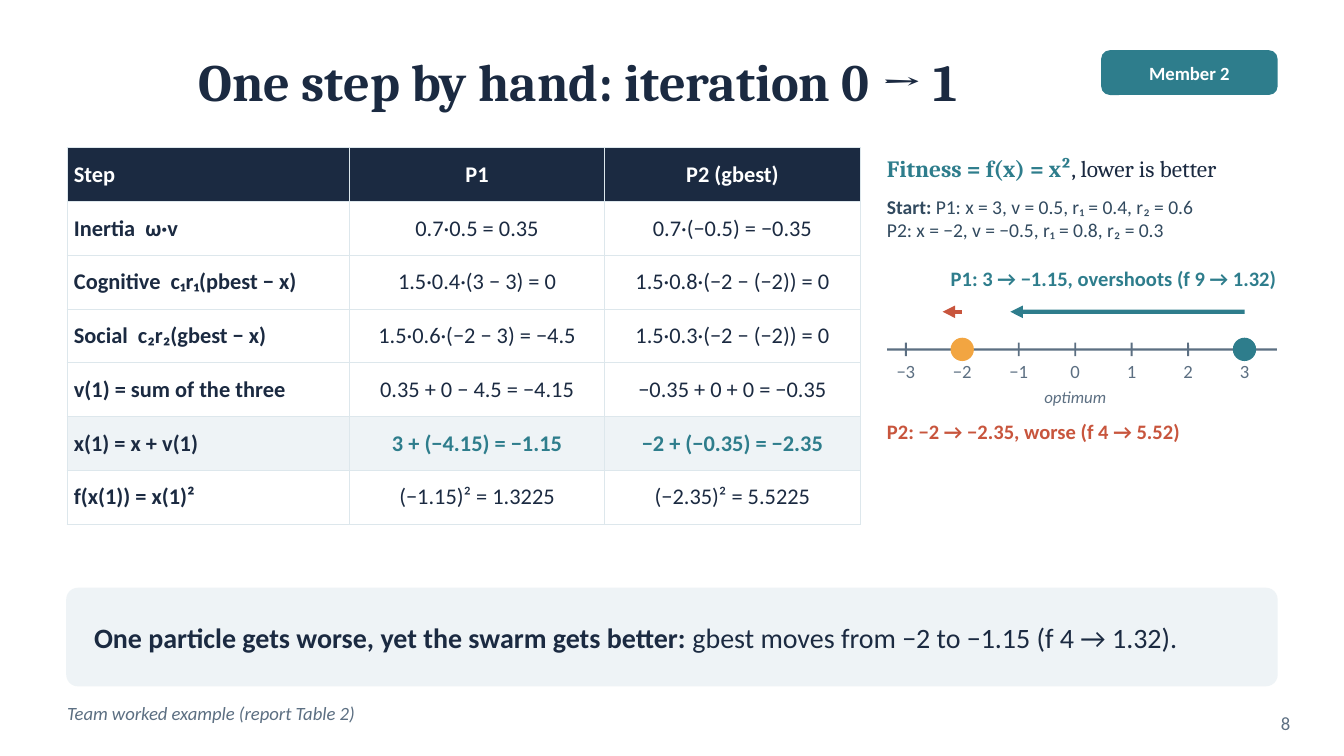
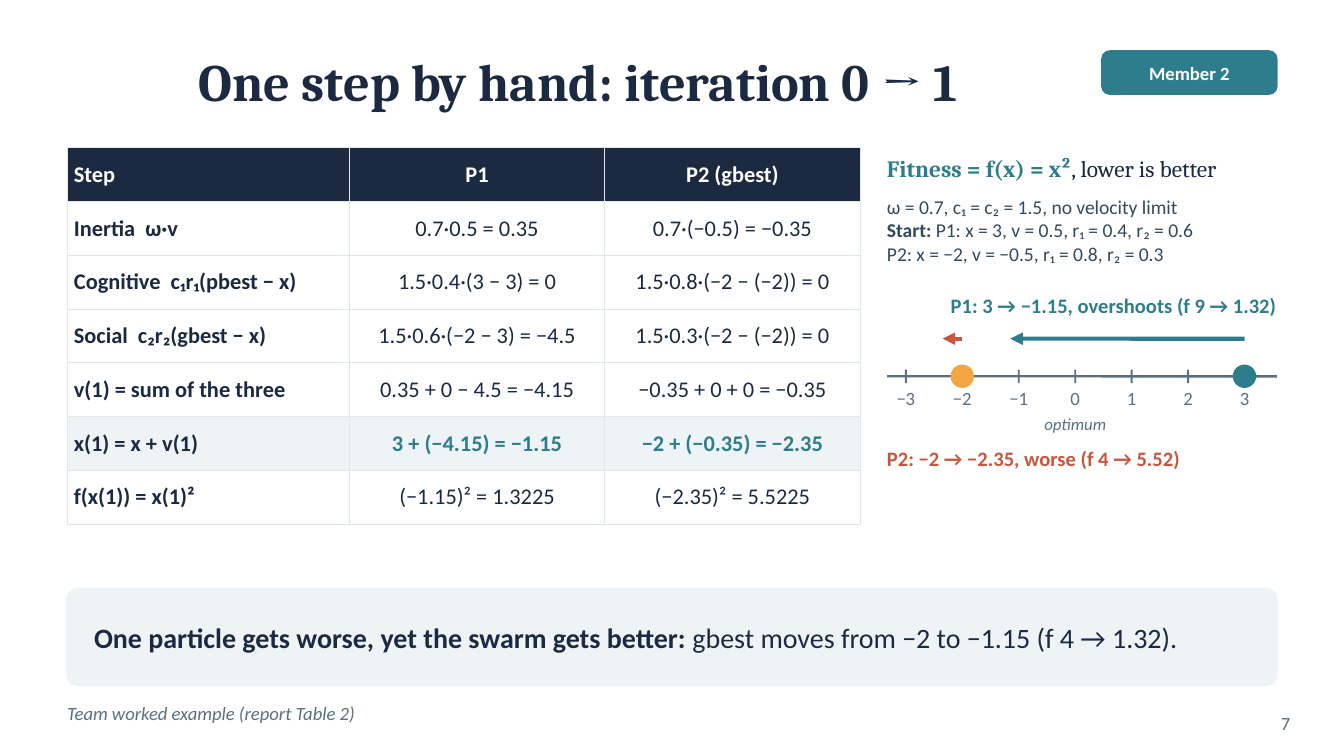
Before and after one commit to huynhhuuphucminh/Seminar-AI, a slide deck: slide 7 of slides/Slide_Seminar_PSO.pptx (slide 8 before the commit). Drawn at 1344x756 pixels with LibreOffice and Linux fonts; fonts in the diff are those of the drawing. Boxes give left, top, right and bottom in pixels: in the first picture for what was removed or moved away, otherwise in the second. Text is boxed around its words. In the diff, an @@ line names an element or a change of style, - is before the commit and + after.

```diff
--- a/slides/Slide_Seminar_PSO.pptx
+++ b/slides/Slide_Seminar_PSO.pptx
@@ text at (887, 200, 1177, 217): paragraph added @@
+ω = 0.7, c₁ = c₂ = 1.5, no velocity limit
@@ 10 texts, 8 lines, 2 ellipses, 2 arrows: place and size @@
-10 texts, 8 lines, 2 ellipses, 2 arrows at (887, 271, 1277, 442)
+10 texts, 8 lines, 2 ellipses, 2 arrows at (887, 298, 1277, 469)
@@ page number at (1281, 718, 1290, 730): text changed @@
-8
+7
```
Also in this commit, not shown: 2 other slides changed, 3 other files.
